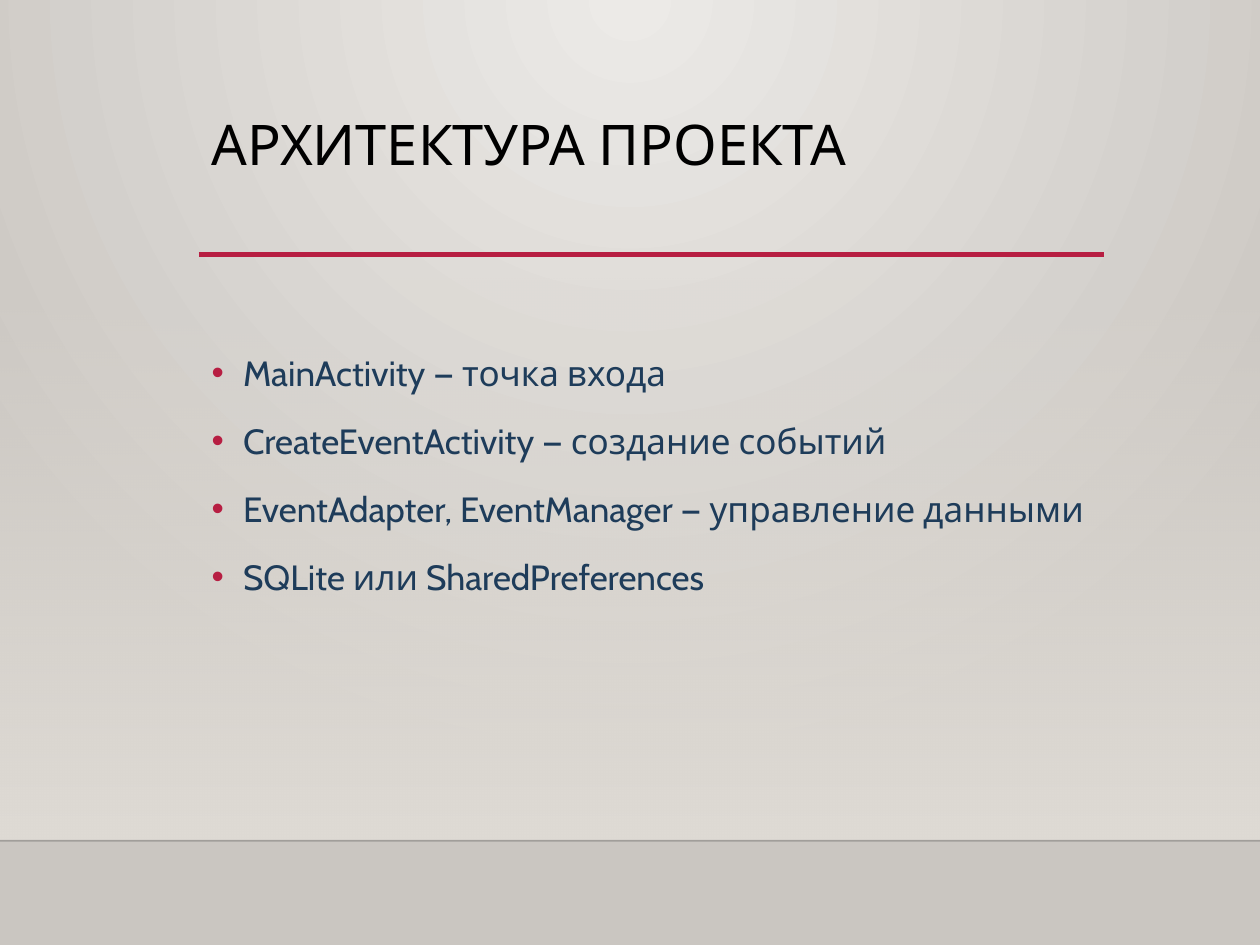
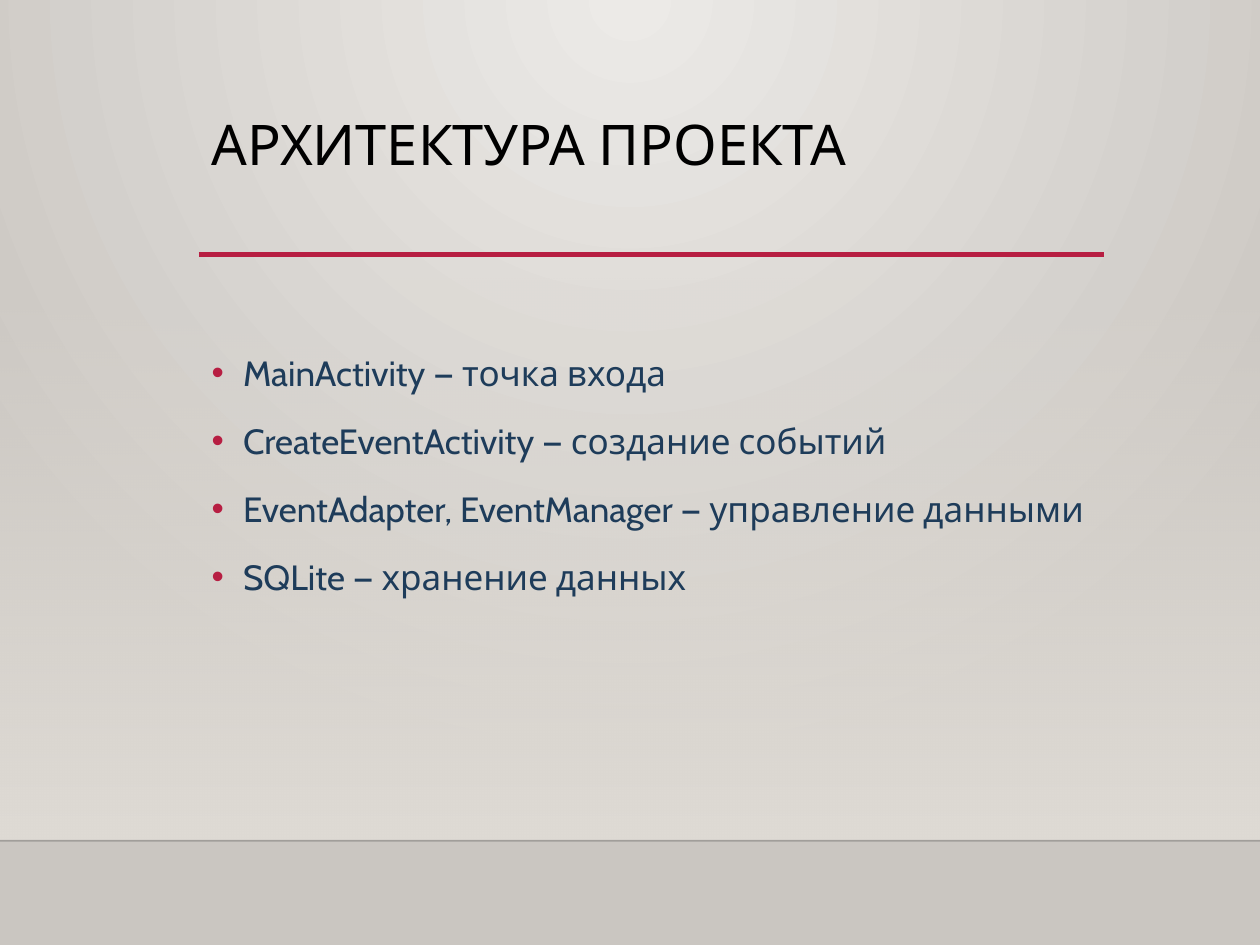
Before and after one commit to Alexey29072008/DailyPlanner, a slide deck: slide 9 of DailyPlanner — интеллектуальный ежедневник.pptx. Drawn at 1260x945 pixels with LibreOffice and Linux fonts; fonts in the diff are those of the drawing; background and template pictures are left out. Boxes give left, top, right and bottom in pixels: in the first picture for what was removed or moved away, otherwise in the second. Text is boxed around its words. In the diff, an @@ line names an element or a change of style, - is before the commit and + after.

```diff
--- a/DailyPlanner — интеллектуальный ежедневник.pptx
+++ b/DailyPlanner — интеллектуальный ежедневник.pptx
@@ text at box(243, 565, 686, 599): text changed @@
-• SQLite или SharedPreferences
+• SQLite — хранение данных
```
